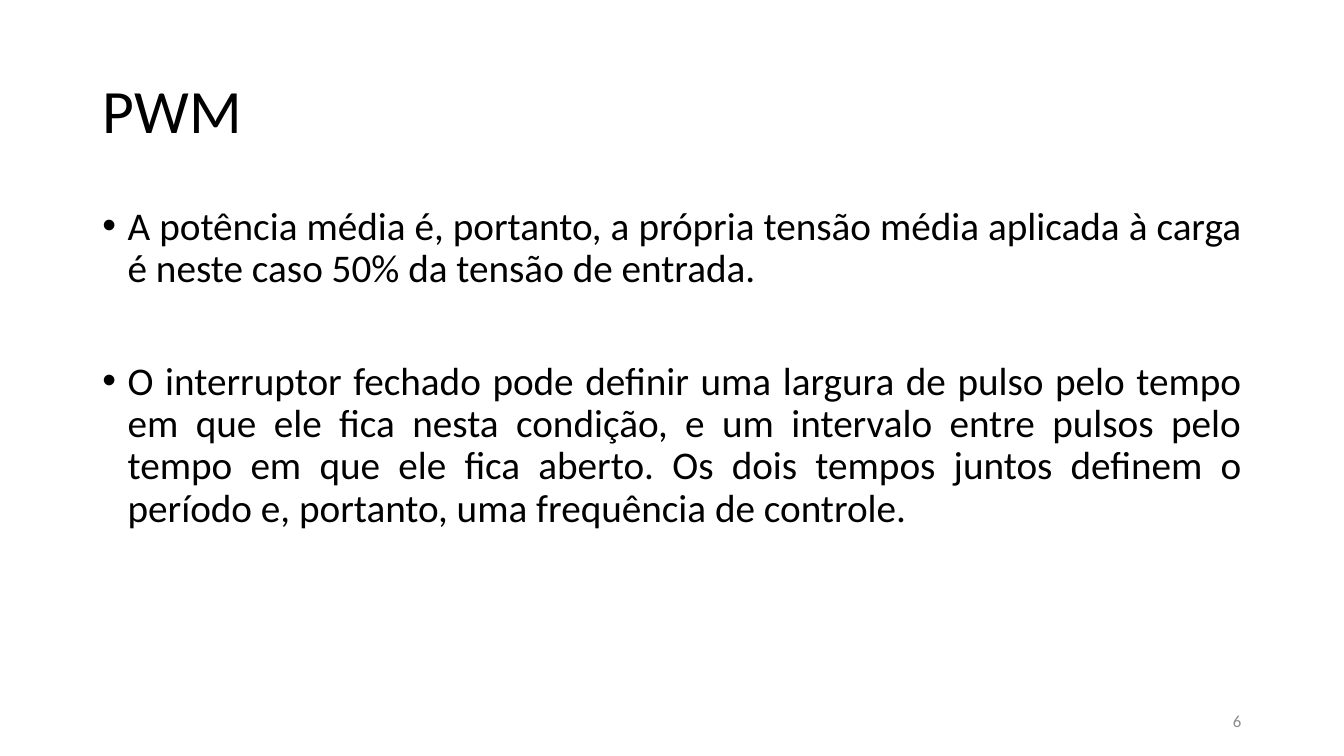
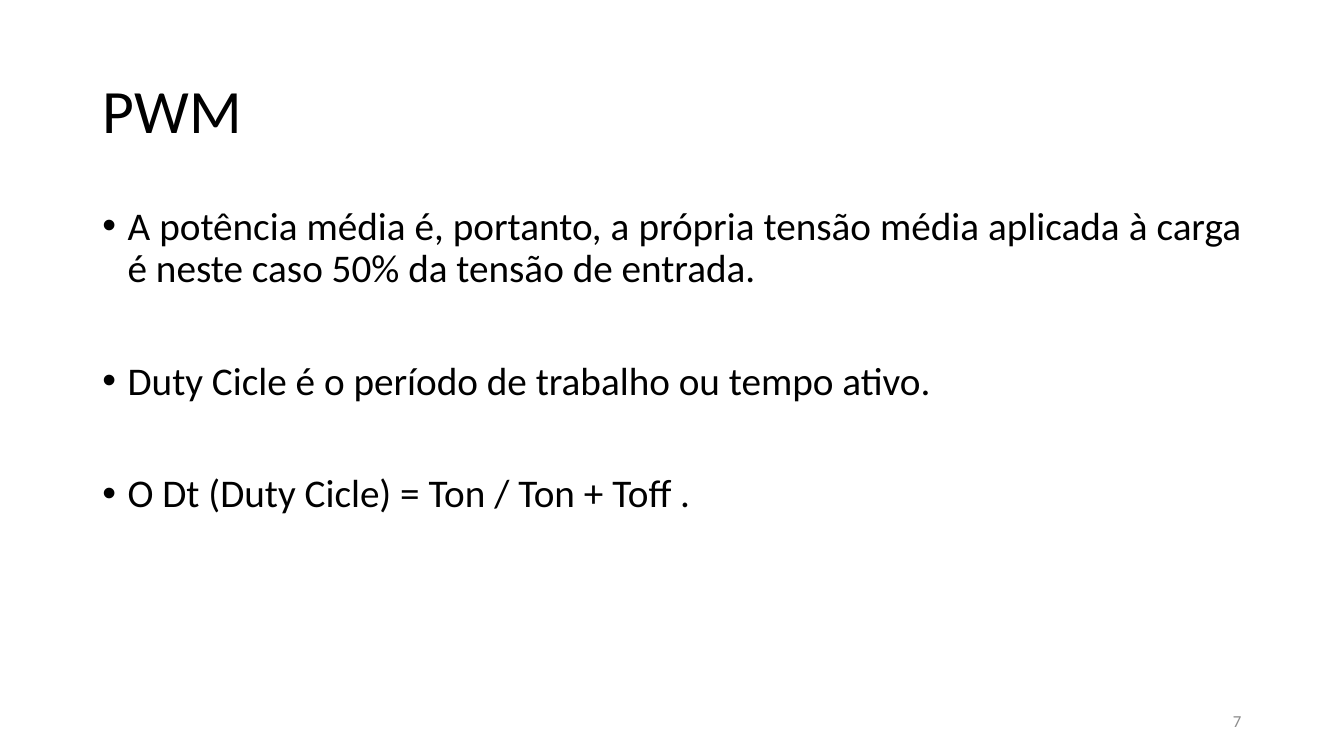
Before and after one commit to marcotulio95/PROJECT1-Arquitetura_-De_-Computadores, a slide deck: slide 7 of Apresentação/Arquitetura de Computadores1.pptx (slide 6 before the commit). Drawn at 1344x756 pixels with LibreOffice and Linux fonts; fonts in the diff are those of the drawing. Boxes give left, top, right and bottom in pixels: in the first picture for what was removed or moved away, otherwise in the second. Text is boxed around its words. In the diff, an @@ line names an element or a change of style, - is before the commit and + after.

```diff
--- a/Apresentação/Arquitetura de Computadores1.pptx
+++ b/Apresentação/Arquitetura de Computadores1.pptx
@@ text at box(128, 367, 930, 514): text changed @@
-• O interruptor fechado pode definir uma largura de pulso pelo tempo em que ele fica nesta condição, e um intervalo entre pulsos pelo tempo em que ele fica aberto. Os dois tempos juntos definem o período e, portanto, uma frequência de controle.
+• Duty Cicle é o período de trabalho ou tempo ativo.
+• O Dt (Duty Cicle) = Ton / Ton + Toff .
@@ page number at box(1233, 716, 1241, 727): text changed @@
-6
+7
```
Also in this commit, not shown: 2 other slides changed, 3 slides added.
